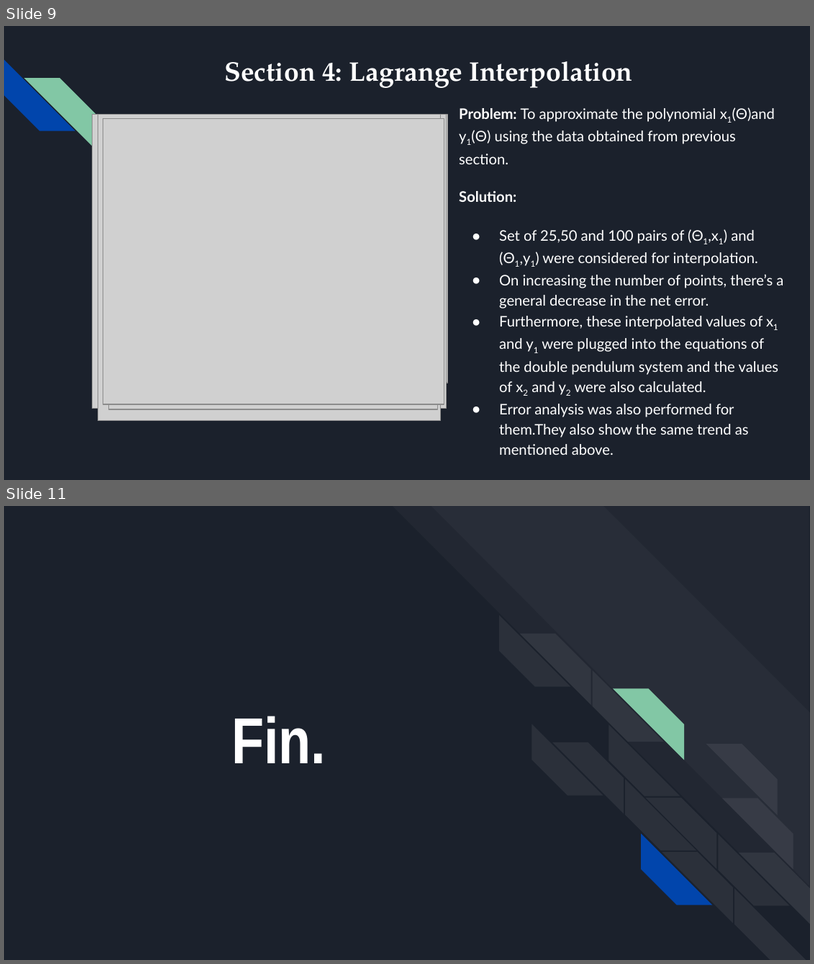
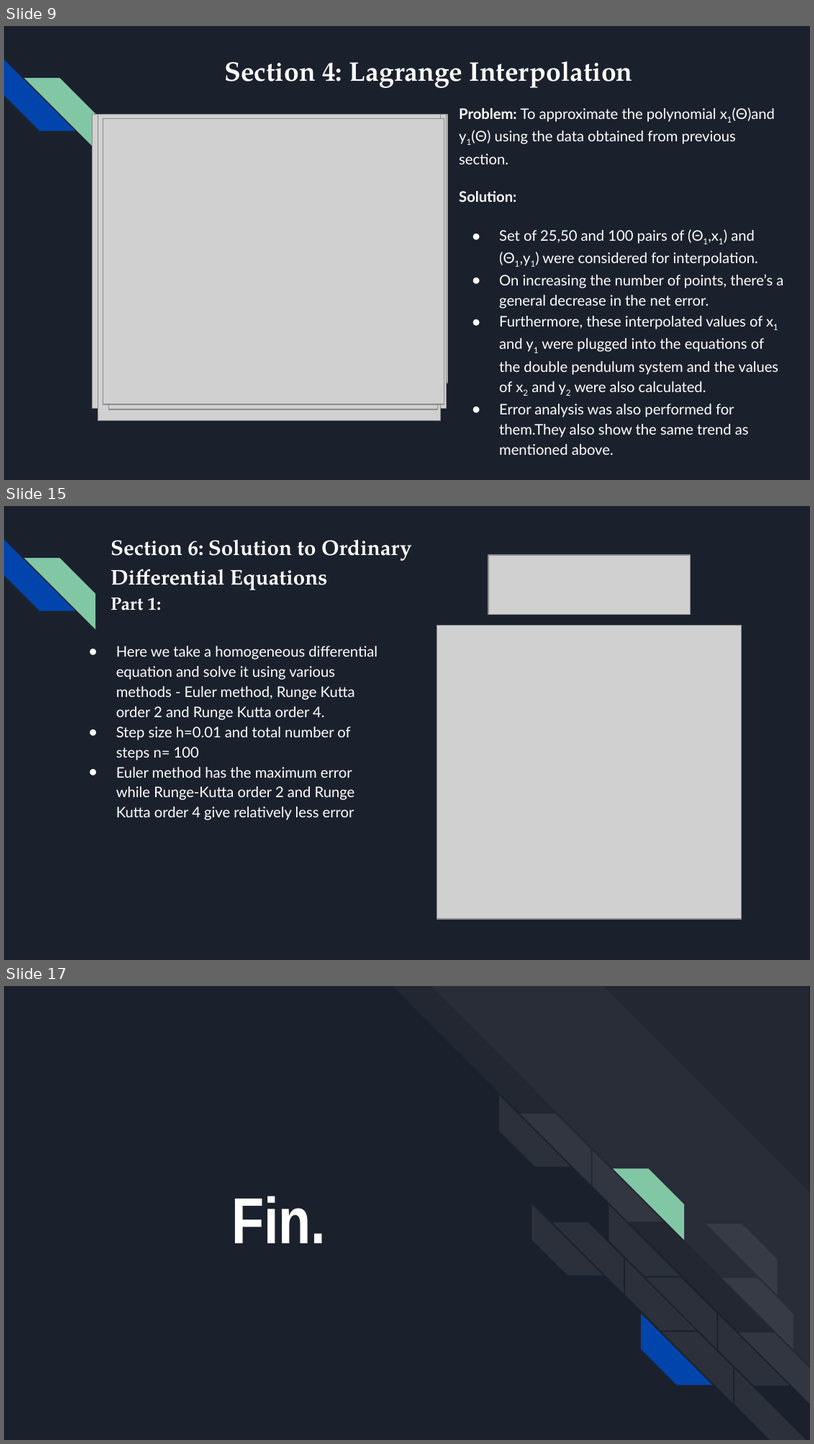
Before and after one commit to shantanutyagi67/CS374_Labs, a slide deck: Project/Submission/201801015_ProjectPPT.pptx. Shown one above the other, each under a label of ours: slides 9 and 11 before the commit, slides 9, 15 and 17 after it; the slides between them are not shown. The pictures are 814x964 and 814x1444 pixels, drawn with LibreOffice and Linux fonts; fonts in the diff are those of the drawing; grey boxes stand for pictures. Boxes give left, top, right and bottom in pixels: in the first picture for what was removed or moved away, otherwise in the second. Text is boxed around its words. In the diff, an @@ line names an element or a change of style, - is before the commit and + after.

```diff
--- a/Project/Submission/201801015_ProjectPPT.pptx
+++ b/Project/Submission/201801015_ProjectPPT.pptx
@@ slide 15 added at [4, 506, 810, 960], background #1B212C; not listed: 2 template elements that a slide beside it also shows @@
@@ text added at [111, 539, 412, 610], 19 pt, text #FFFFFF, bold @@
+Section 6: Solution to Ordinary Differential Equations
+Part 1:
@@ picture added at [489, 555, 690, 615] @@
@@ picture added at [437, 626, 741, 919] @@
@@ text added at [116, 646, 378, 820], 13 pt, text #FFFFFF @@
+● Here we take a homogeneous differential equation and solve it using various methods - Euler method, Runge Kutta order 2 and Runge Kutta order 4.
+● Step size h=0.01 and total number of steps n= 100
+● Euler method has the maximum error while Runge-Kutta order 2 and Runge Kutta order 4 give relatively less error
@@ what was slide 11 is now slide 17 @@
```
Also in this commit, not shown: 2 slides changed, 6 other slides added, 1 slide removed, 6 other files.
